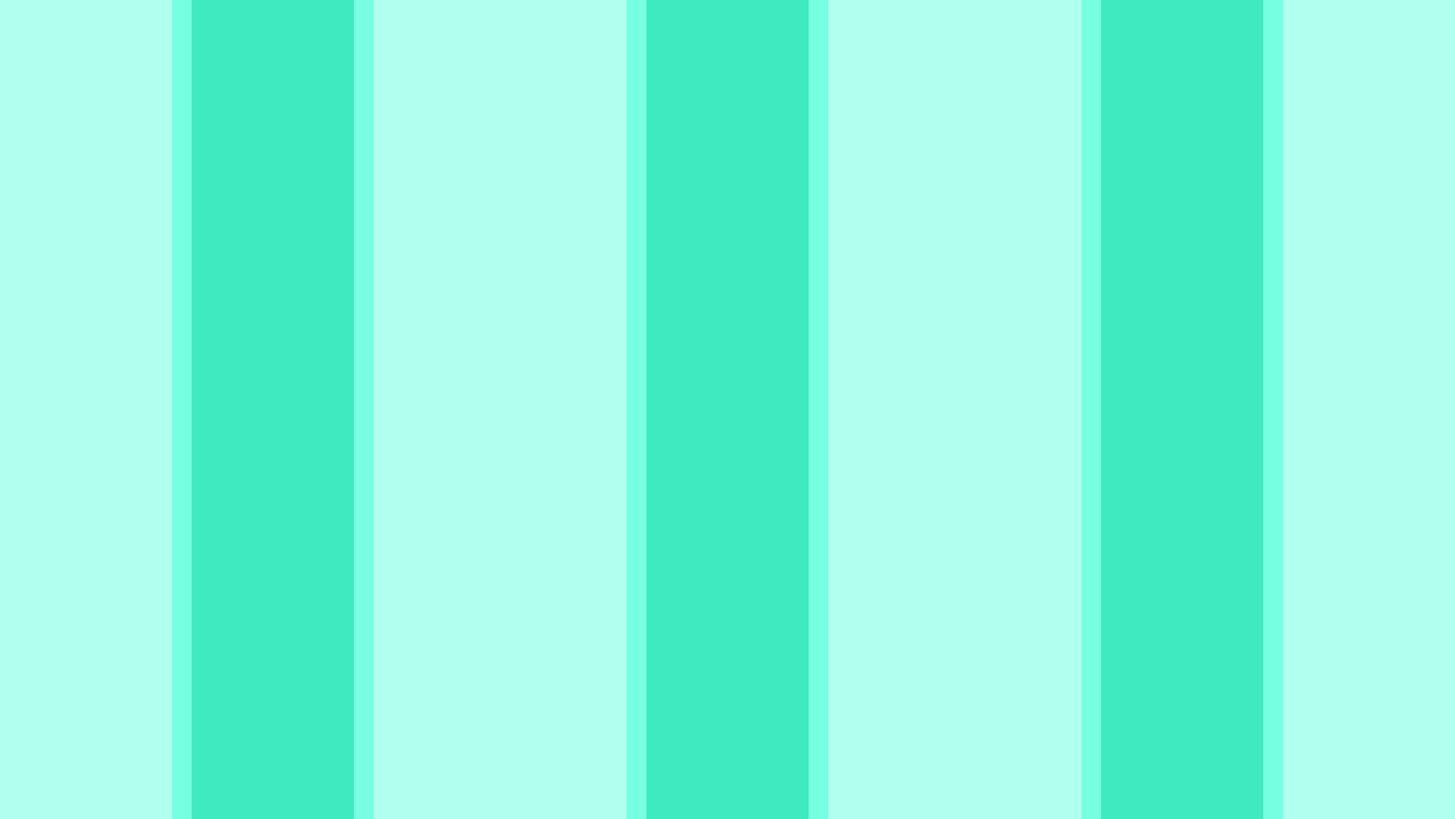
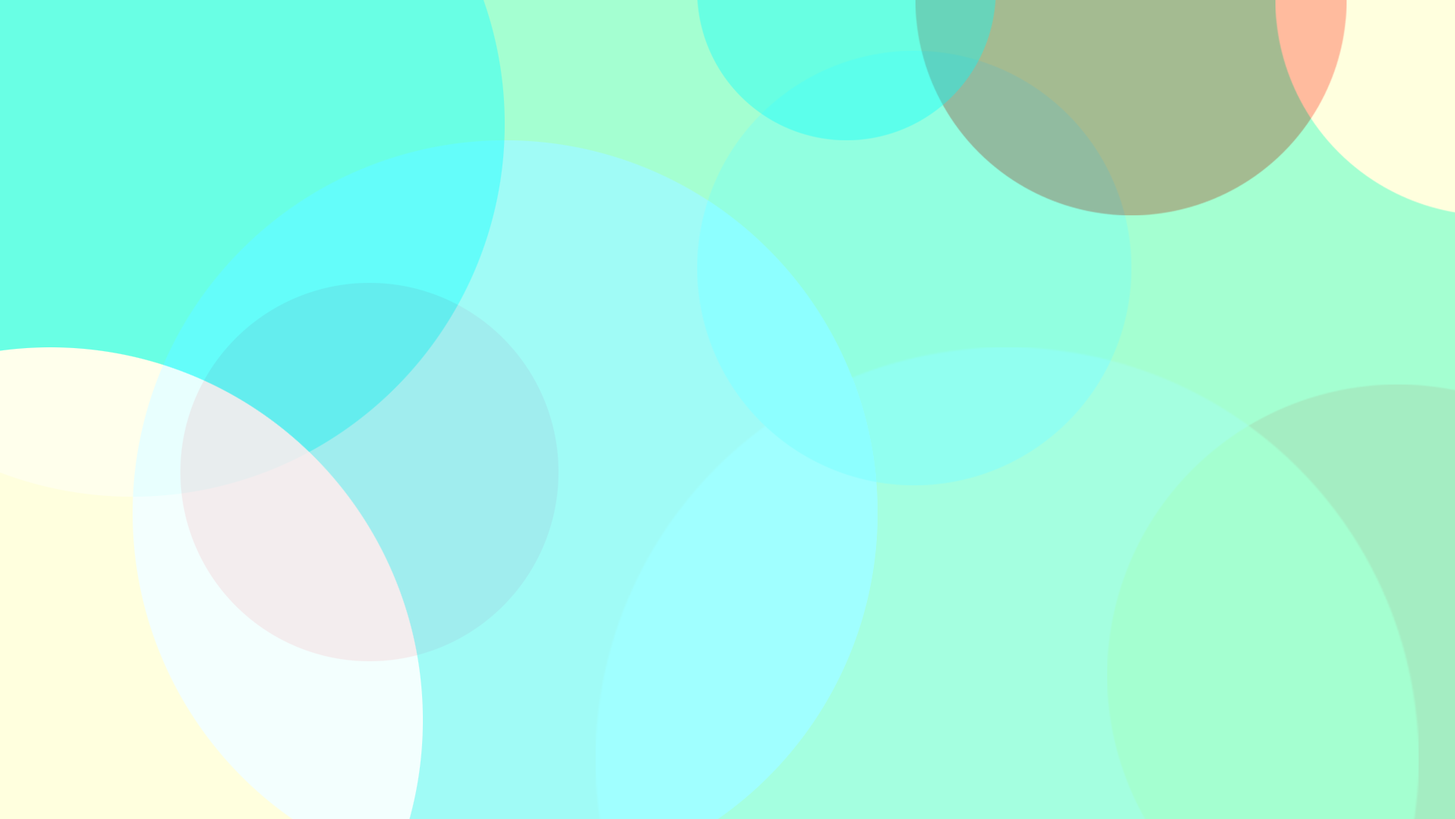
Revision of a layered 1455 × 819 image; what changed, layer by layer:
hid "Kurven 1" over [0, 0, 1455, 819]
added layer "Ebene 3 Kopie 10" (linear light, 37%) above "Ebene 3 Kopie 9" over [697, 0, 996, 141]
added layer "Ebene 3 Kopie 9" (difference, 37%) above "Ebene 3 Kopie 8" over [915, 0, 1347, 216]
added layer "Ebene 3 Kopie 8" (divide) above "Ebene 3 Kopie 7" over [1275, 0, 1455, 213]
added layer "Ebene 3 Kopie 7" (color dodge) above "Ebene 3 Kopie 6" over [595, 347, 1419, 819]
added layer "Ebene 3 Kopie 6" (subtract) above "Ebene 3 Kopie 5" over [1107, 384, 1455, 819]
added layer "Ebene 3 Kopie 5" (linear light) above "Ebene 3 Kopie 4" over [697, 50, 1132, 486]
added layer "Ebene 3 Kopie 4" (subtract) above "Ebene 3 Kopie 3" over [180, 282, 559, 661]
added layer "Ebene 3 Kopie 3" (color dodge) above "Ebene 3 Kopie 2" over [180, 282, 559, 661]
added layer "Ebene 3 Kopie 2" (soft light) above "Ebene 3 Kopie" over [0, 0, 505, 497]
added layer "Ebene 3 Kopie" (hue) above "Ebene 3" over [132, 140, 878, 819]
added layer "Ebene 3" (divide) above "Ebene 2" over [0, 347, 423, 819]
added layer "Ebene 2" above "Ebene 1" over [0, 0, 1455, 819]
